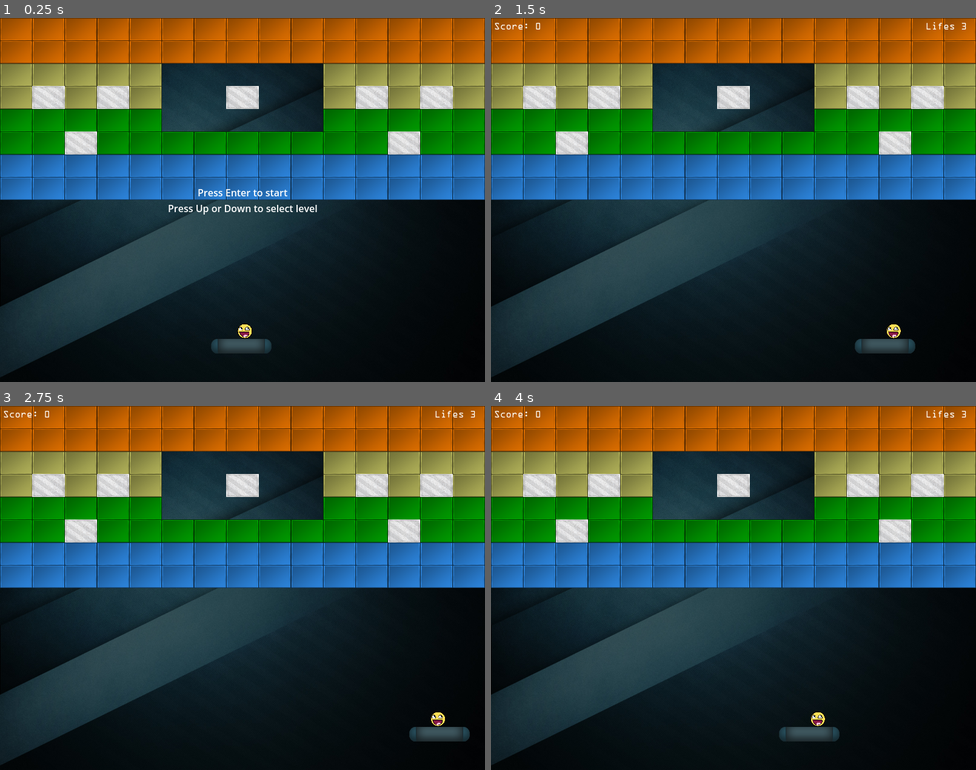
Above: before the commit, frames 1-4 (two rows, left to right).
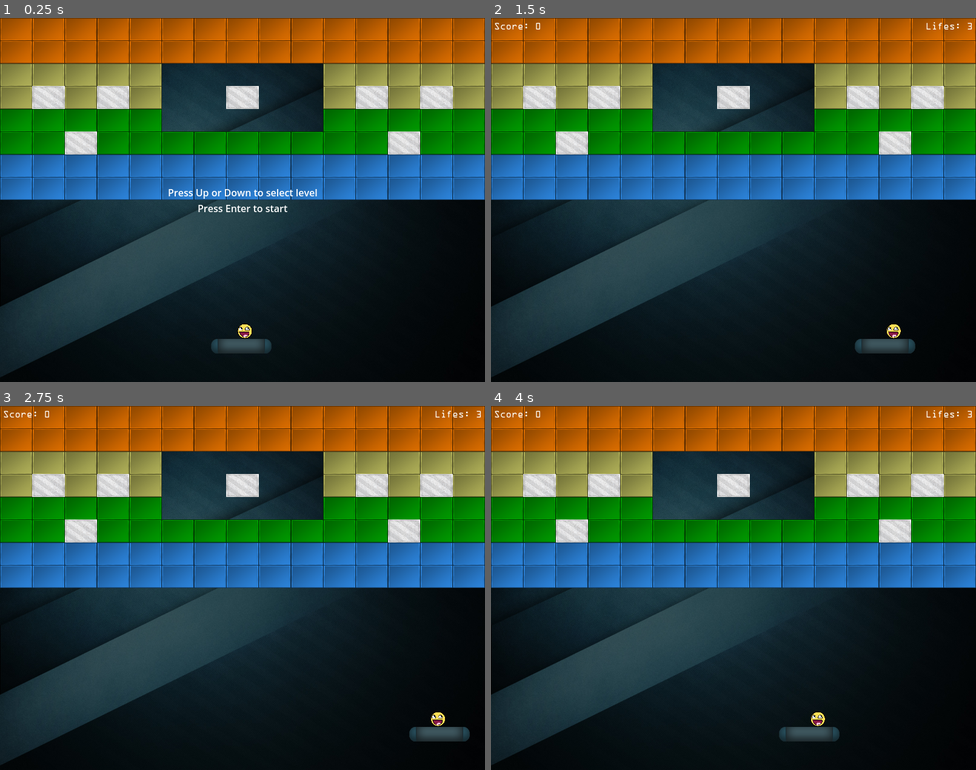
Above: after the commit, the same moments.

Repository: Drahiri/Breakout
Game: Godot game, scene res://main.tscn
The game is run twice, just before and just after one commit, with the same random seed, the same clock (stepped at 60 frames per second) and the same inputs.
Inputs:
- Up to frame 1 (0.25 s): no input
- Up to frame 2 (1.5 s): tap Enter (start_game) at 0.5 s; hold Right (move_right) 0.53-1.28 s; tap Up (next_level) at 0.6 s; tap Down (previous_level) at 0.8, 1.35 s; hold Left (move_left) from 1.28 s (still down)
- Up to frame 3 (2.75 s): tap Enter (start_game) at 1.55, 2.1 s; release Left (move_left) at 2.03 s; hold Right (move_right) from 2.03 s (still down); tap Up (next_level) at 2.3 s
- Up to frame 4 (4 s): tap Up (next_level) at 2.85 s; tap Down (previous_level) at 3.05, 3.6 s; tap Enter (start_game) at 3.5, 3.8 s; release Right (move_right) at 3.53 s; hold Left (move_left) from 3.53 s (still down)

The runs differ from the first frame. In frame 1, 0.6% of the frame differs, in the area x 34-66%, y 47-54%; in frame 2, less than 0.1%; in frame 3, less than 0.1%; in frame 4, less than 0.1%.

Commit message:
Score moved, small refactor

Diff:
--- a/ball.gd
+++ b/ball.gd
@@ -55,6 +55,7 @@
 
 func reset(reset_position: Vector2):
 	sticky = false
+	stuck = true
 	speed = initial_speed
 	position = Vector2(reset_position.x, reset_position.y - 25.0)
 	$Sprite2D.self_modulate = Color(1.0, 1.0, 1.0)
--- a/gui.gd
+++ b/gui.gd
@@ -1,24 +1,34 @@
 extends Control
-#
+
+var score = 0
+
 func _ready():
 	$Score.hide()
 	$Lifes.hide()
 
 
-func start_game(lifes: int, score: int):
-	$Score.show()
-	$Lifes.show()
-	$Center.hide()
-	$Lifes.text = "Lifes %d" % lifes
+func start_game(lifes: int):
+	$Lifes.text = "Lifes: %d" % lifes
+	$Score.text = "Score: %d" % score
+	_toggle_center_sides()
+
+
+func update_score():
+	score += 100
 	$Score.text = "Score: %d" % score
 
 
-func update_score(score: int):
-	$Score.text = "Score: %d" % score
+func won():
+	$Center.text = "YOU WON! SCORED: %d\nPress Up or Down to select level\nPress Enter to start" % score
+	_toggle_center_sides()
 
 
-func won(score: int):
-	$Lifes.hide()
-	$Score.hide()
-	$Center.text = "YOU WON! SCORED: %d\nPress Up or Down to select level" % score
-	$Center.show()
+func _toggle_center_sides():
+	if $Center.is_visible():
+		$Center.hide()
+		$Score.show()
+		$Lifes.show()
+	else:
+		$Center.show()
+		$Score.hide()
+		$Lifes.hide()
--- a/gui.tscn
+++ b/gui.tscn
@@ -47,6 +47,6 @@
 offset_bottom = 11.5
 grow_horizontal = 2
 grow_vertical = 2
-text = "Press Enter to start
-Press Up or Down to select level"
+text = "Press Up or Down to select level
+Press Enter to start"
 horizontal_alignment = 1
--- a/main.gd
+++ b/main.gd
@@ -1,10 +1,10 @@
 extends Node
 
 var levels_scenes := []
-var current_level := 0
+var current_level_id := 0
 
 var lifes = 3
-var score = 0
+
 
 func _ready():
 	_load_levels()
@@ -17,14 +17,14 @@
 		_start_game()
 
 	if Input.is_action_just_pressed("next_level"):
-		current_level += 1
-		current_level %= len(levels_scenes)
+		current_level_id += 1
+		current_level_id %= len(levels_scenes)
 		_change_level()
 
 	if Input.is_action_just_pressed("previous_level"):
-		current_level -= 1
-		if current_level < 0:
-			current_level = len(levels_scenes) - 1
+		current_level_id -= 1
+		if current_level_id < 0:
+			current_level_id = len(levels_scenes) - 1
 		_change_level()
 
 
@@ -34,12 +34,14 @@
 	$Ball.set_physics_process(true)
 	$Effects/Chaos.hide()
 	$Effects/Confuse.hide()
-	$GUI.start_game(lifes, score)
+	$GUI.start_game(lifes)
+
 
 func _change_level():
 	var level_in_tree = get_node("Level")
 	remove_child(level_in_tree)
-	$WorldBoundaries.add_sibling(levels_scenes[current_level])
+	$WorldBoundaries.add_sibling(levels_scenes[current_level_id])
+
 
 func _load_levels():
 	var available_levels = DirAccess.get_files_at("res://levels")
@@ -47,32 +49,34 @@
 	for level_file in available_levels:
 		_create_level("res://levels/" + level_file)
 
-	$WorldBoundaries.add_sibling(levels_scenes[current_level])
+	$WorldBoundaries.add_sibling(levels_scenes[current_level_id])
 
 
 func _create_level(filename: String):
 	var level = load("res://level.tscn").instantiate()
-	# Has to first add to tree as get_viewport_rect() calls error otherwise
+	# Add to tree first, otherwise 'get_viewport_rect()' calls error
 	$WorldBoundaries.add_sibling(level)
 	level.load_level(filename)
-	levels_scenes.append(level)
 	level.scored.connect(_on_scored)
 	level.completed.connect(_on_completed)
 	remove_child(level)
 
+	levels_scenes.append(level)
+
+
 func _on_scored():
-	score += 100
-	$GUI.update_score(score)
+	$GUI.update_score()
 
 
 func _on_completed():
 	$Paddle.reset()
 	$Ball.reset($Paddle.position)
-	$GUI.won(score)
+	$GUI.won()
 	await get_tree().create_timer(3.0).timeout
-	levels_scenes[current_level].queue_free()
-	levels_scenes.remove_at(current_level)
-	if current_level > len(levels_scenes):
-		current_level -= 1
+	levels_scenes[current_level_id].queue_free()
+	print(levels_scenes)
+	levels_scenes.remove_at(current_level_id)
+	if current_level_id > len(levels_scenes):
+		current_level_id -= 1
 	_change_level()
 	set_process_input(true)
